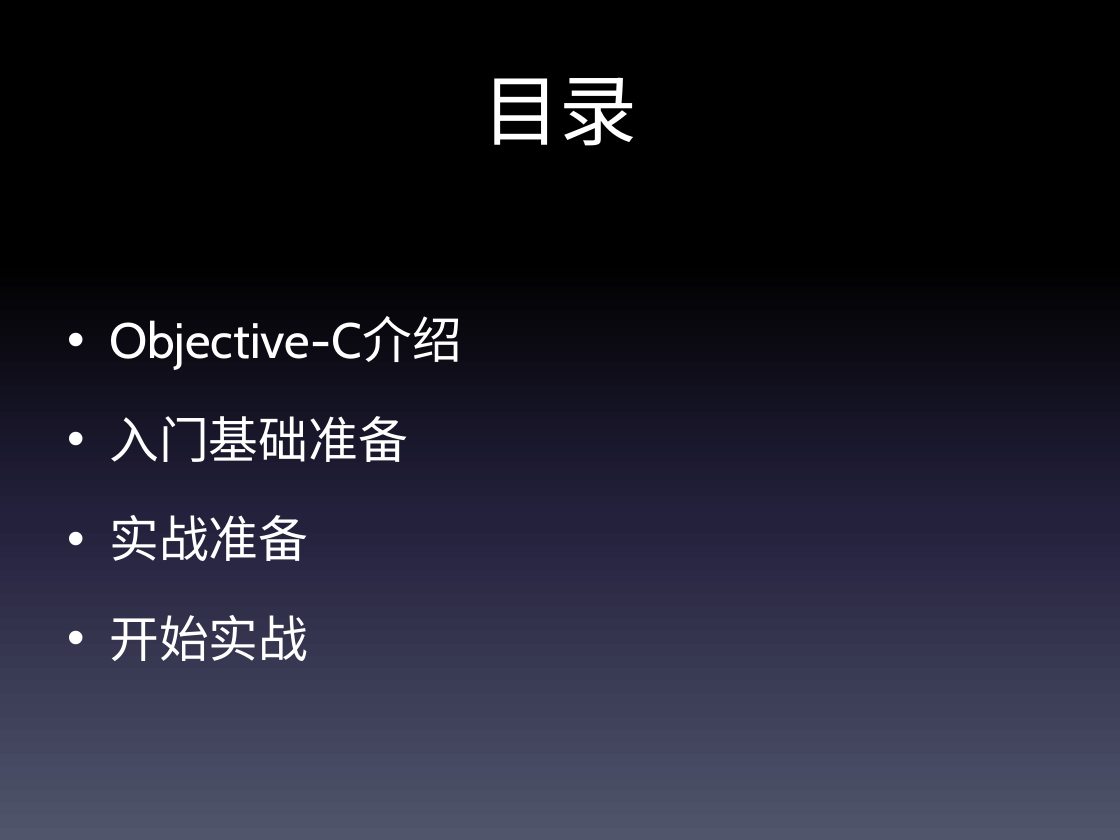
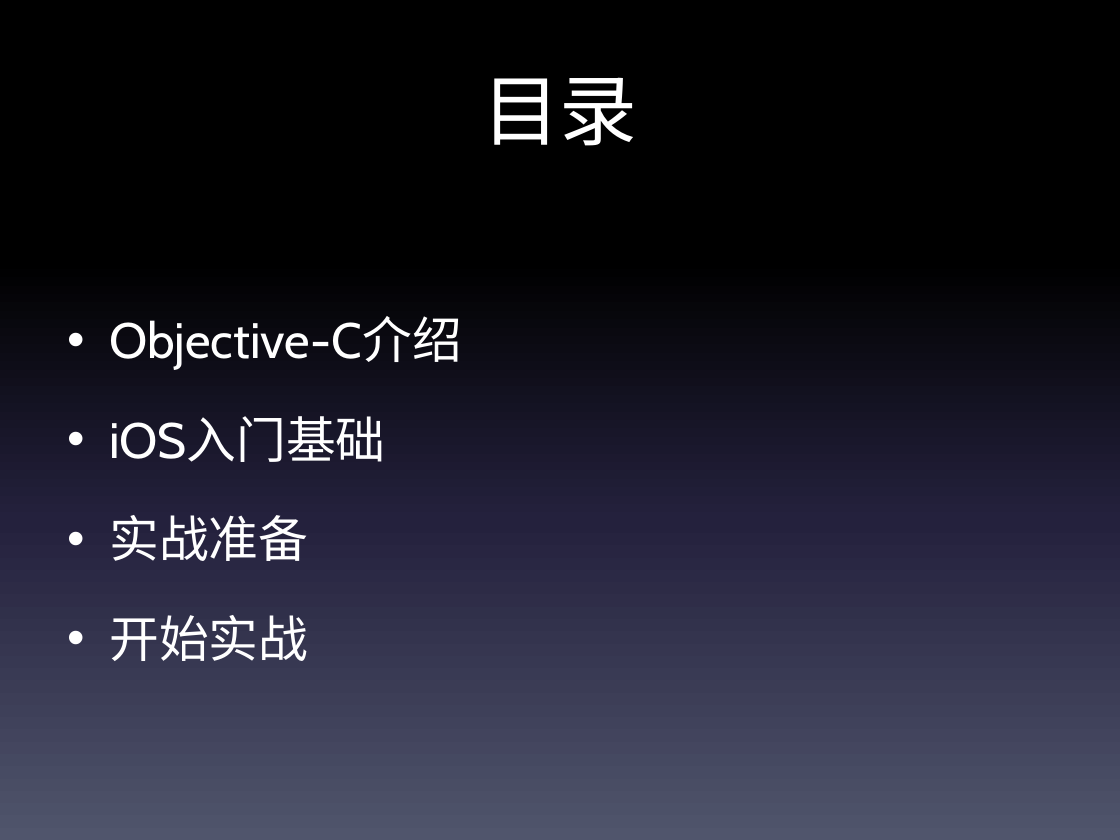
Before and after one commit to 394771176/iOS, a slide deck: slide 2 of iOS入门分享/iOS实战入门.pptx. Drawn at 1120x840 pixels with LibreOffice and Linux fonts; fonts in the diff are those of the drawing. Boxes give left, top, right and bottom in pixels: in the first picture for what was removed or moved away, otherwise in the second. Text is boxed around its words. In the diff, an @@ line names an element or a change of style, - is before the commit and + after.

```diff
--- a/iOS入门分享/iOS实战入门.pptx
+++ b/iOS入门分享/iOS实战入门.pptx
@@ text at [109, 416, 385, 462]: text changed @@
-• 入门基础准备
+• iOS入门基础
```
Also in this commit, not shown: 6 other slides changed, 1 slide added, 14 other files.
